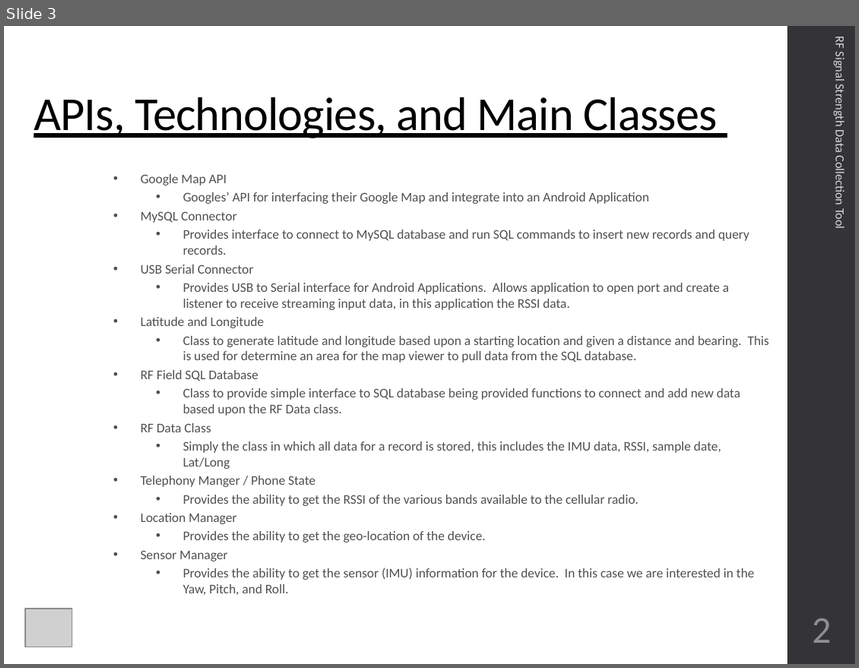
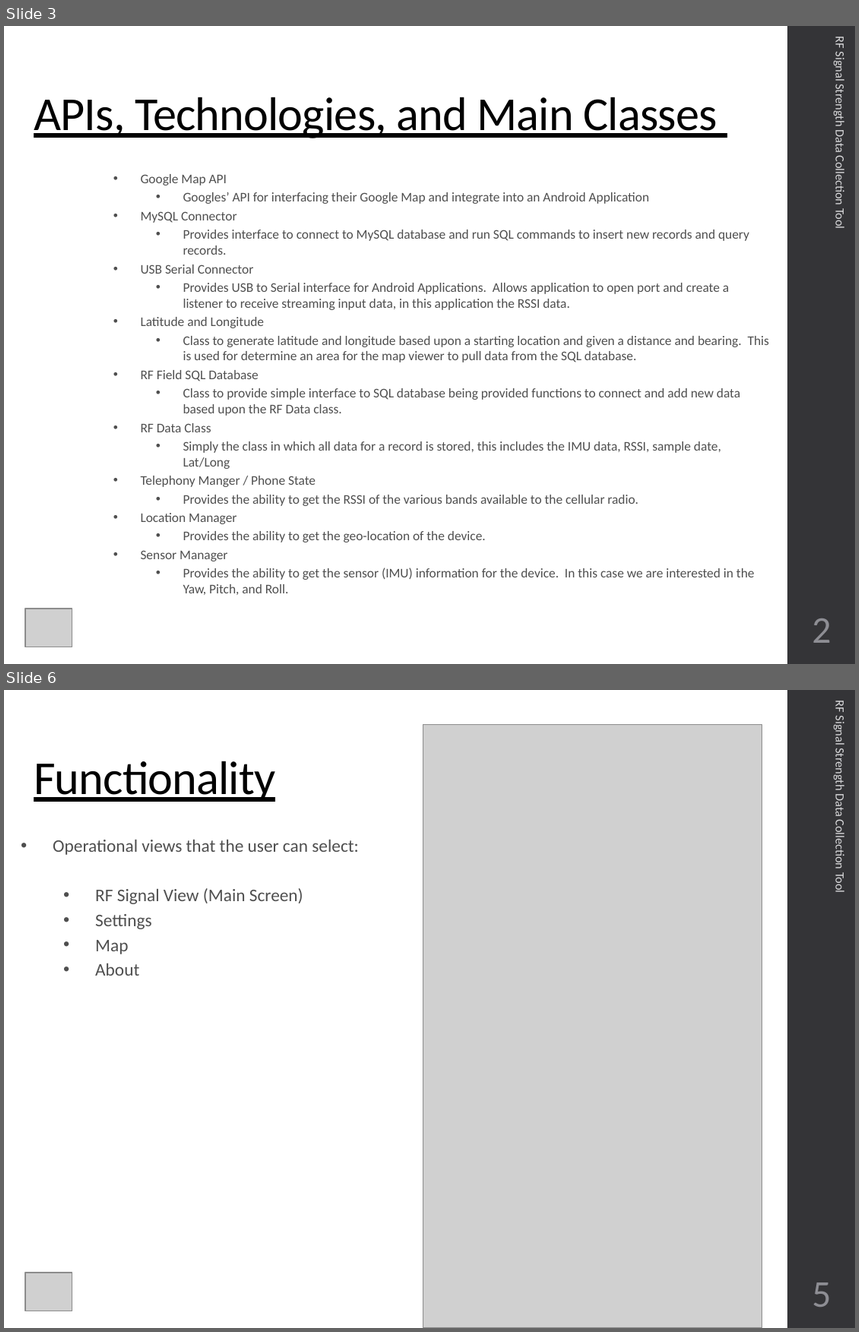
Before and after one commit to CourseReps/ECEN489-Spring2016, a slide deck: Students/johnlusher/Project_3/ECEN689_Project_3_John_Lusher.pptx. Shown one above the other, each under a label of ours: slide 3 before the commit, slides 3 and 6 after it; the slides between them are not shown. The pictures are 859x668 and 859x1332 pixels, drawn with LibreOffice and Linux fonts; fonts in the diff are those of the drawing; grey boxes stand for pictures. Boxes give left, top, right and bottom in pixels: in the first picture for what was removed or moved away, otherwise in the second. Text is boxed around its words. In the diff, an @@ line names an element or a change of style, - is before the commit and + after.

```diff
--- a/Students/johnlusher/Project_3/ECEN689_Project_3_John_Lusher.pptx
+++ b/Students/johnlusher/Project_3/ECEN689_Project_3_John_Lusher.pptx
@@ slide 6 added at (4,690,855,1328), background #FFFFFF; not listed: 1 template element that a slide beside it also shows @@
@@ text added at (832,701,848,892), 10.5 pt, text #D9D9DB @@
+RF Signal Strength Data Collection Tool
@@ picture added at (423,725,762,1328) @@
@@ title added at (34,761,275,802), 40 pt, text #000000, underline @@
+Functionality
@@ text added at (53,840,359,976), 15 pt, text #4F4F4F @@
+• Operational views that the user can select:
+  • RF Signal View (Main Screen)
+  • Settings
+  • Map
+  • About
@@ picture added at (25,1273,72,1312) @@
@@ page number added at (812,1283,831,1307), 32 pt, text #8E8E94 @@
+5
```
Also in this commit, not shown: 4 slides changed, 5 other slides added, 1 slide removed, 6 other files.
